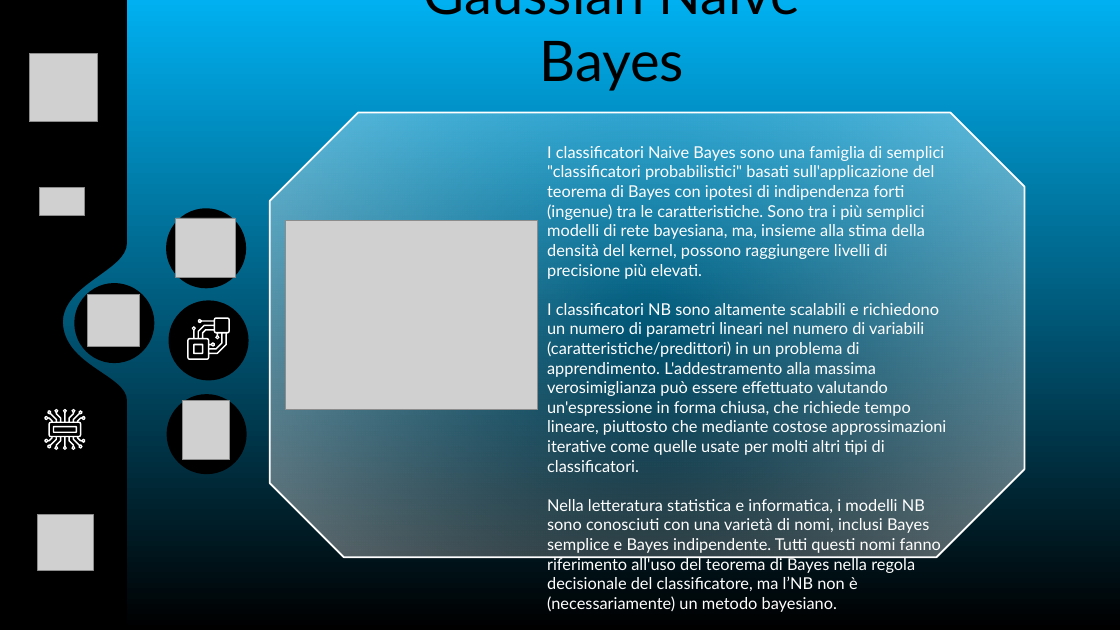
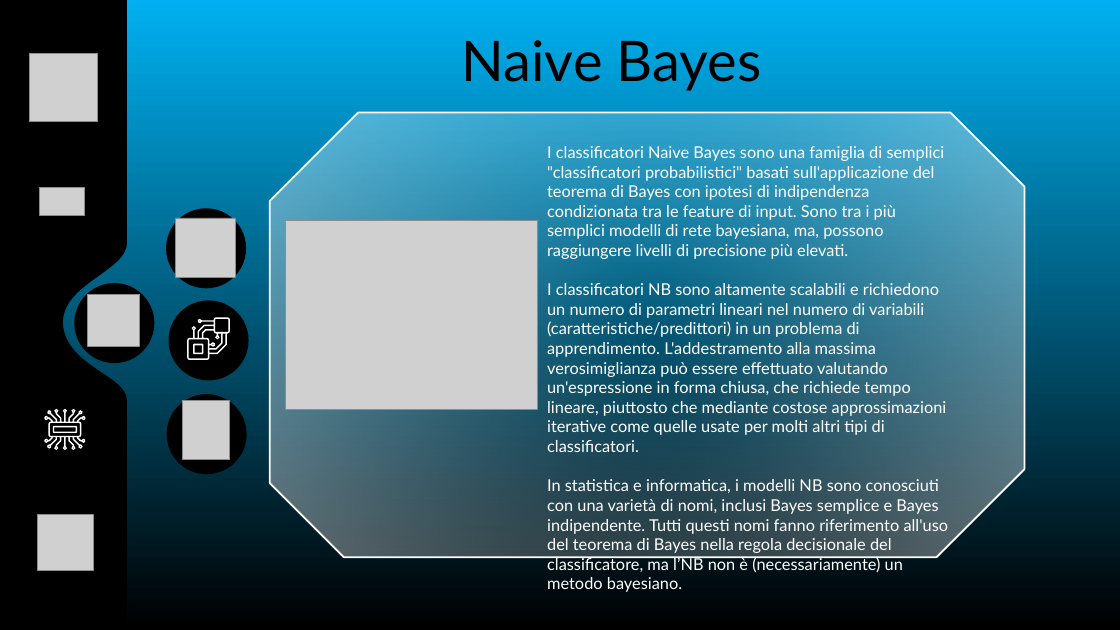
Before and after one commit to 0Franky/LavorAI, a slide deck: slide 6 of docs/Presentazione_LavorAI.pptx. Drawn at 1120x630 pixels with LibreOffice and Linux fonts; fonts in the diff are those of the drawing; grey boxes stand for pictures; background and template pictures are left out. Boxes give left, top, right and bottom in pixels: in the first picture for what was removed or moved away, otherwise in the second. Text is boxed around its words. In the diff, an @@ line names an element or a change of style, - is before the commit and + after.

Commit message:
update

```diff
--- a/docs/Presentazione_LavorAI.pptx
+++ b/docs/Presentazione_LavorAI.pptx
@@ title at (462,40,762,91): text changed @@
-Gaussian Naive Bayes
+Naive Bayes
@@ text at (547,146,945,259): text changed @@
-I classificatori Naive Bayes sono una famiglia di semplici "classificatori probabilistici" basati sull'applicazione del teorema di Bayes con ipotesi di indipendenza forti (ingenue) tra le caratteristiche. Sono tra i più semplici modelli di rete bayesiana, ma, insieme alla stima della densità del kernel, possono raggiungere livelli di precisione più elevati.
+I classificatori Naive Bayes sono una famiglia di semplici "classificatori probabilistici" basati sull'applicazione del teorema di Bayes con ipotesi di indipendenza condizionata tra le feature di input. Sono tra i più semplici modelli di rete bayesiana, ma, possono raggiungere livelli di precisione più elevati.
@@ text at (547,479,949,592): text changed @@
-Nella letteratura statistica e informatica, i modelli NB sono conosciuti con una varietà di nomi, inclusi Bayes semplice e Bayes indipendente. Tutti questi nomi fanno riferimento all'uso del teorema di Bayes nella regola decisionale del classificatore, ma l’NB non è (necessariamente) un metodo bayesiano.
+In statistica e informatica, i modelli NB sono conosciuti con una varietà di nomi, inclusi Bayes semplice e Bayes indipendente. Tutti questi nomi fanno riferimento all'uso del teorema di Bayes nella regola decisionale del classificatore, ma l’NB non è (necessariamente) un metodo bayesiano.
```
Also in this commit, not shown: 1 other slide changed.
